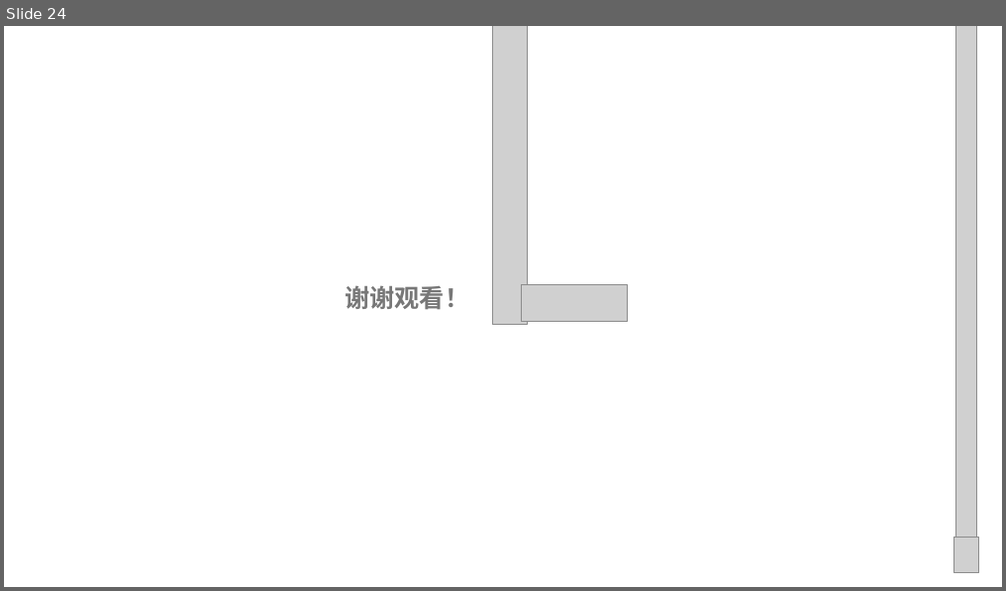
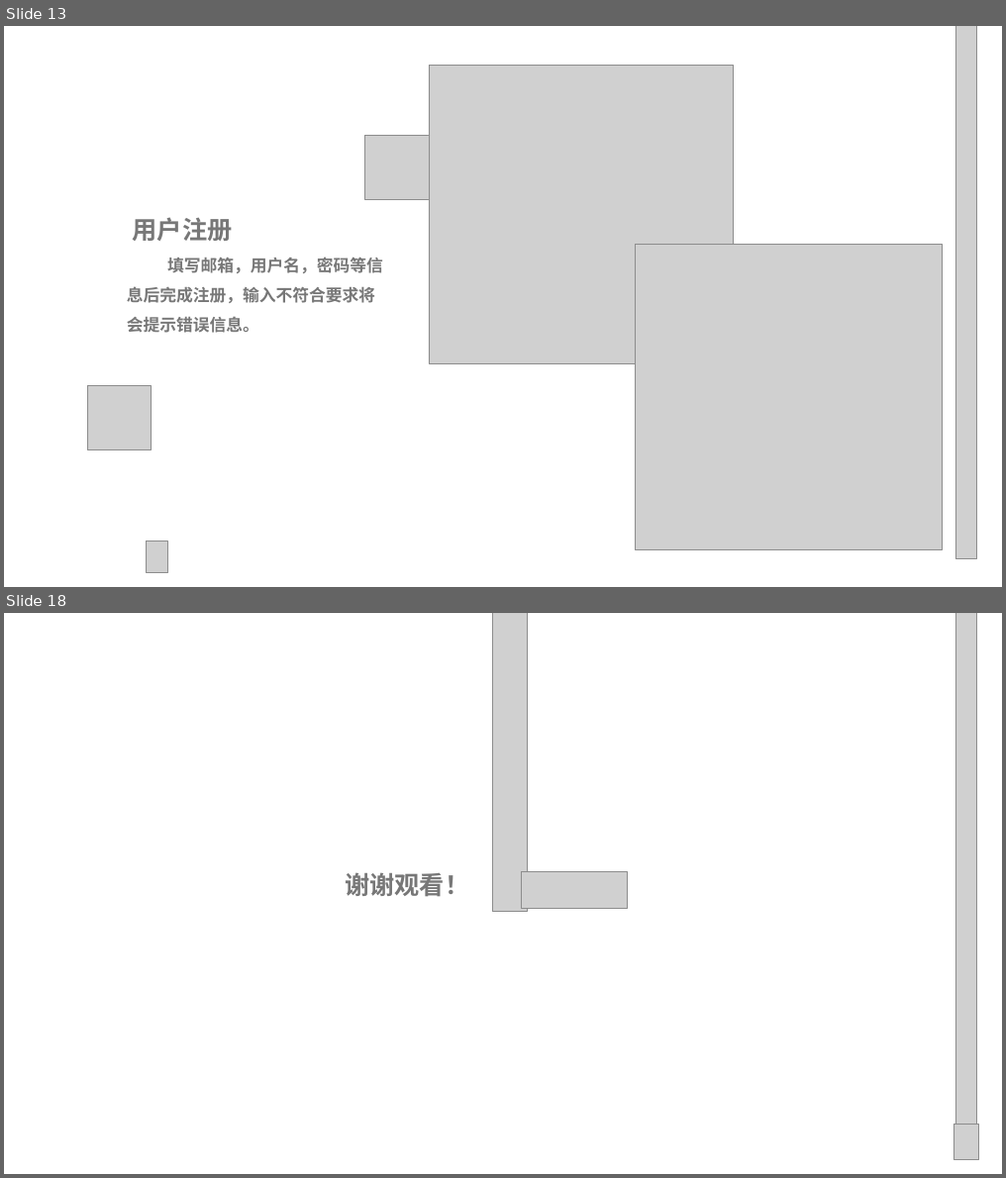
Before and after one commit to Interesting14/Library-management-system, a slide deck: 交付文档(上交到东软)/10.图书信息系统汇报答辩.pptx. Shown one above the other, each under a label of ours: slide 24 before the commit, slides 13 and 18 after it; the slides between them are not shown. The pictures are 1006x591 and 1006x1178 pixels, drawn with LibreOffice and Linux fonts; fonts in the diff are those of the drawing; grey boxes stand for pictures; background and template pictures are left out. Boxes give left, top, right and bottom in pixels: in the first picture for what was removed or moved away, otherwise in the second. Text is boxed around its words. In the diff, an @@ line names an element or a change of style, - is before the commit and + after.

```diff
--- a/交付文档(上交到东软)/10.图书信息系统汇报答辩.pptx
+++ b/交付文档(上交到东软)/10.图书信息系统汇报答辩.pptx
@@ slide 13 added at bbox=[4, 26, 1002, 587], background picture (left out) @@
@@ picture added at bbox=[955, 26, 976, 560] @@
@@ picture added at bbox=[429, 65, 734, 364] @@
@@ picture added at bbox=[365, 135, 430, 199] @@
@@ text added at bbox=[127, 217, 383, 333], 16 pt, text #777777, bold @@
+用户注册
+填写邮箱，用户名，密码等信息后完成注册，输入不符合要求将会提示错误信息。
@@ picture added at bbox=[635, 244, 943, 550] @@
@@ picture added at bbox=[88, 386, 152, 451] @@
@@ picture added at bbox=[146, 542, 168, 573] @@
@@ what was slide 24 is now slide 18 @@
```
Also in this commit, not shown: 5 slides changed, 11 other slides added, 18 slides removed.
